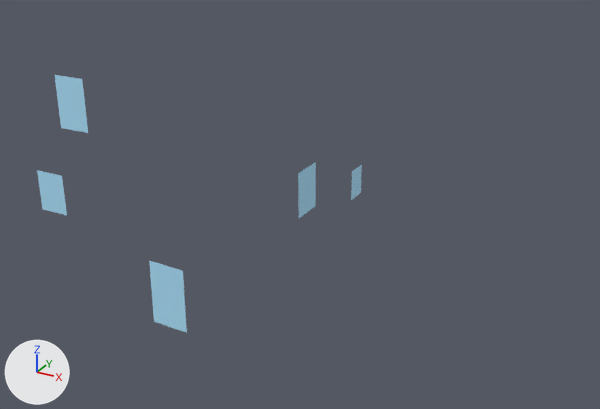
The OBJ model ProyectoFinal/ProyectoFinal/Models/Ventanas/Ventanas.obj as it was, and as the next commit left it.
Rendered twice from a 50 mm camera at (83.6, -114.6, 74.8) aimed at (15.6, 9.1, 12.9). Every picture has the same lights, and +X, +Y and +Z are marked at lower left. Where no turn or scale is listed for an object, it has been applied to the vertices.

In view in the first picture: 'Ventanas'.
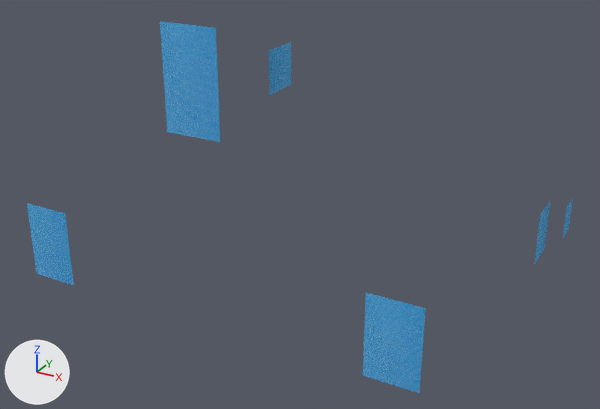
Changed parts and their boxes [x1, y1, x2, y2] in the pictures (600 x 409 px; the box of a moved part takes in the faces that stretch with it):
'Ventanas', reshaped (68% wider, 44% taller): before [37, 75, 362, 333]; after [27, 21, 573, 393]
part 1 of me_ventanas, moved or reshaped: before [351, 165, 362, 200]; after [562, 198, 573, 239]
part 2 of me_ventanas, moved or reshaped: before [298, 162, 316, 218]; after [534, 202, 550, 264]
part 3 of me_ventanas, moved or reshaped: before [149, 261, 187, 333]; after [363, 293, 426, 393]
part 4 of me_ventanas, moved or reshaped: before [55, 75, 88, 133]; after [160, 21, 220, 142]
part 5 of me_ventanas, moved or reshaped: before [37, 170, 67, 215]; after [27, 203, 74, 285]
part 6 of me_ventanas, added (blue): after [269, 42, 291, 95]

The edits, one by one:
Picture 'TexturaVentanasAzul.png' (img_texturaventanasazul_png) is new.
Material 'pasted__pasted__pasted__blinn5SG1' (mat_pasted__pasted__pasted__blinn5sg1) is new.
Its texture is img_texturaventanasazul_png.
Its roughness is 1.0.
Material 'pasted__pasted__blinn5SG2' (mat_pasted__pasted__blinn5sg2) is new.
Its texture is img_texturaventanasazul_png.
Its roughness is 1.0.
Material 'pasted__pasted__blinn5SG1' (mat_pasted__pasted__blinn5sg1) is new.
Its texture is img_texturaventanasazul_png.
Its roughness is 1.0.
Material 'pasted__pasted__blinn5SG' (mat_pasted__pasted__blinn5sg) is new.
Its texture is img_texturaventanasazul_png.
Its roughness is 1.0.
Material 'pasted__blinn5SG' (mat_pasted__blinn5sg) is new.
Its texture is img_texturaventanasazul_png.
Its roughness is 1.0.
Material 'pasted__pasted__pasted__blinn5SG2' (mat_pasted__pasted__pasted__blinn5sg2) is new.
Its texture is img_texturaventanasazul_png.
Its roughness is 1.0.
me_ventanas is used by ob_ventanas; location (0.0, 0.0, 0.0).
me_ventanas had 605 vertices, 500 faces and spanned x -8.7..20.2, y -30.3..26.1, z 7.8..44.3.
me_ventanas no longer uses material mat_phonge2sg (blue #afe5ff).
me_ventanas now has 726 vertices, 600 faces and spans x -21.0..60.8, y -30.2..70.9, z 9.9..53.7.
me_ventanas part 1: the loose piece of 121 vertices spanning x 20.1..20.2, y 21.6..26.1, z 10.0..16.0 is scaled about its middle by (0.848, 1.07, 1.02), then moved by (40.6, 0.0, 1.1), in mat_pasted__pasted__pasted__blinn5sg2 (picture img_texturaventanasazul_png).
me_ventanas part 2: the loose piece of 121 vertices spanning x 20.1..20.2, y 0.3..6.5, z 14.6..23.0 is moved by (40.6, 0.0, 1.3), in mat_pasted__pasted__blinn5sg2 (picture img_texturaventanasazul_png).
me_ventanas part 3: the loose piece of 121 vertices spanning x 11.8..18.0, y -30.3..-30.1, z 7.8..18.2 is scaled about its middle by (1.29, 0.0104, 1.21), then moved by (35.6, 0.0, 3.1), in mat_pasted__blinn5sg (picture img_texturaventanasazul_png).
me_ventanas part 4: the loose piece of 121 vertices spanning x -2.7..2.6, y -30.1..-30.0, z 36.3..44.3 is scaled about its middle by (1.64, 0.948, 1.87), then moved by (21.1, -0.1, 6.0), in mat_pasted__pasted__blinn5sg1 (picture img_texturaventanasazul_png).
me_ventanas part 5: the loose piece of 121 vertices spanning x -8.7..-3.5, y -30.1, z 22.1..28.6 is scaled about its middle by (1.57, 3.41, 1.93), then moved by (-1.8, 0.0, -9.2), in mat_pasted__pasted__blinn5sg (picture img_texturaventanasazul_png).
me_ventanas part 6: a new loose piece of 121 vertices spanning x -21.0..-20.8, y 59.3..70.9, z 15.8..27.2, in mat_pasted__pasted__pasted__blinn5sg1 (picture img_texturaventanasazul_png).
me_ventanas now uses material mat_pasted__pasted__pasted__blinn5sg2 (picture img_texturaventanasazul_png).
me_ventanas now uses material mat_pasted__pasted__blinn5sg2 (picture img_texturaventanasazul_png).
me_ventanas now uses material mat_pasted__blinn5sg (picture img_texturaventanasazul_png).
me_ventanas now uses material mat_pasted__pasted__blinn5sg1 (picture img_texturaventanasazul_png).
me_ventanas now uses material mat_pasted__pasted__blinn5sg (picture img_texturaventanasazul_png).
me_ventanas now uses material mat_pasted__pasted__pasted__blinn5sg1 (picture img_texturaventanasazul_png).
